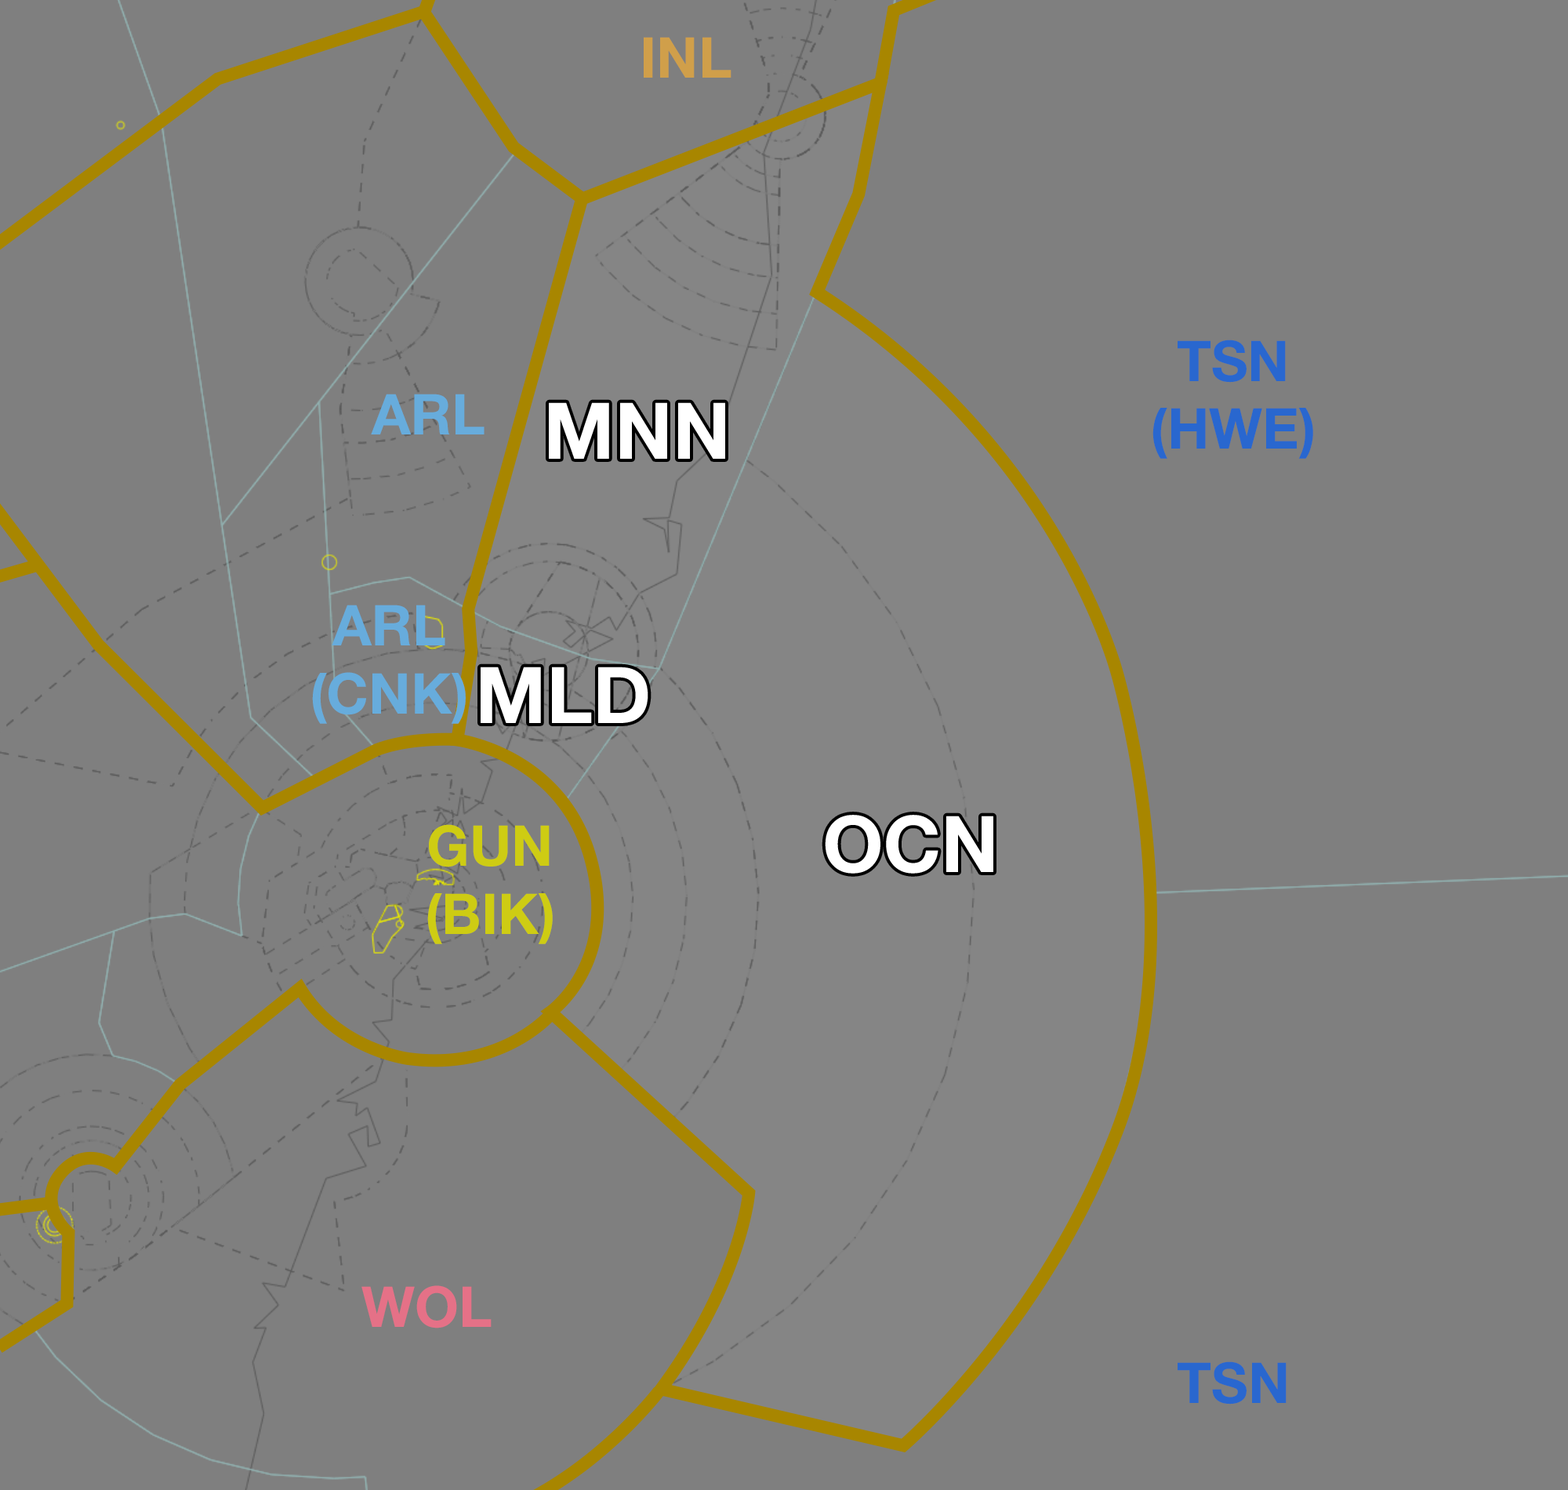
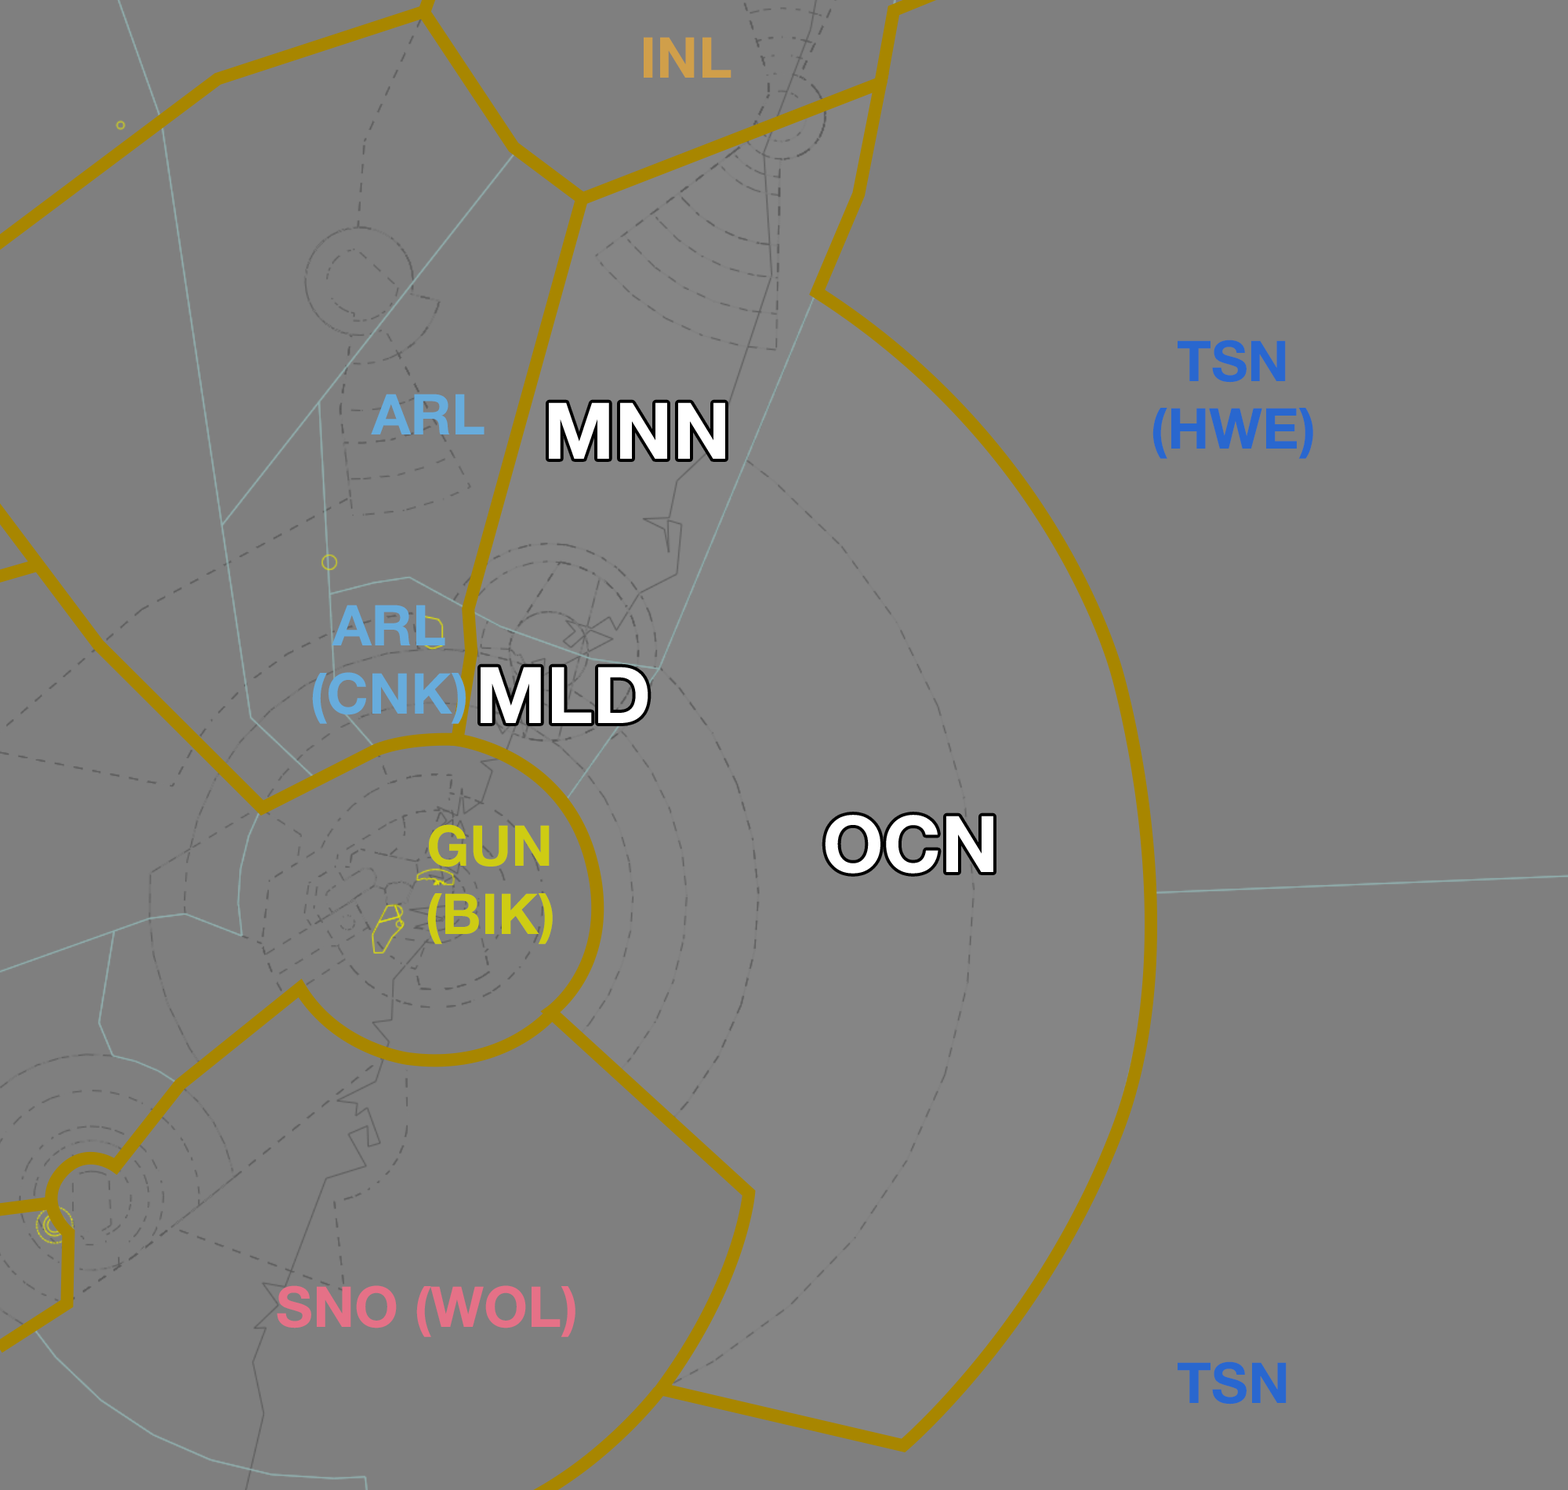
Layers edited between the first and the second (1568, 1490) image:
renamed "WOL" to "SNO (WOL)", painted on it over [276, 1284, 576, 1337]